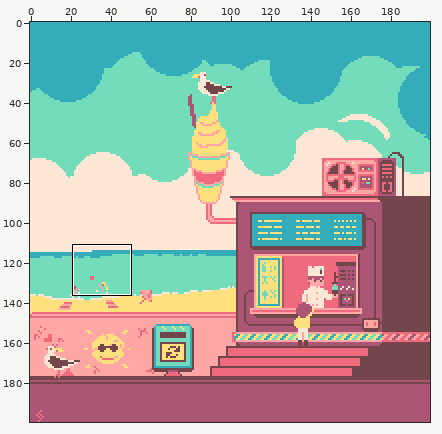
File history of a pixel-art file, Buildings/IceCreamShop.aseprite. Above: a wide view before the commit, with the close-up outlined.
Close-up. First the earlier version:
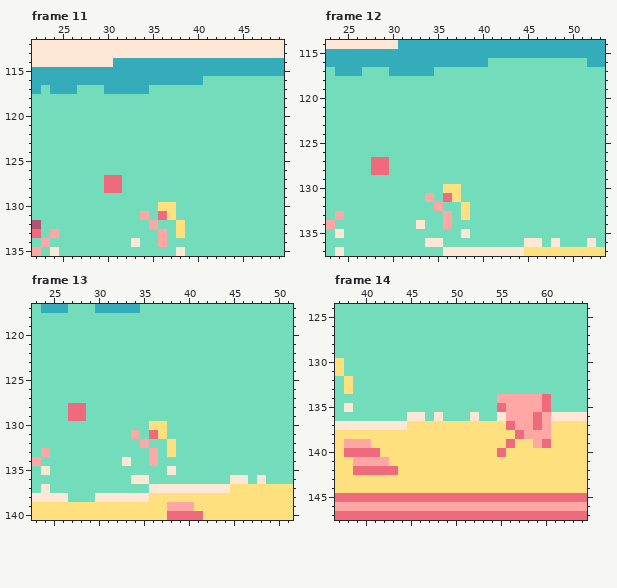
200x200 pixels, 16 frames. Shown: frame 11: x 22..49, y 112..135; frame 12: x 23..53, y 114..137; frame 13: x 23..51, y 117..140; frame 14: x 37..64, y 124..147. The commit also changed other frames or places, which this record leaves out.
After the commit:
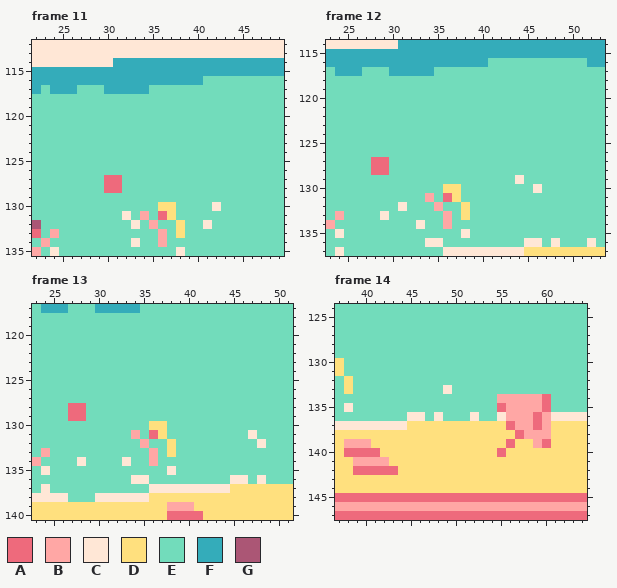
Palette (. is transparent): A #ee6a7c  B #ffa7a5  C #ffe7d6  D #ffe07e  E #72dcbb  F #34acba  G #ab5675
The author wrote: Dont know what change is this change
Changes in this commit:
Frame 11, layer "BeachGuysBall":
y 130: x 42 E -> C
y 131: x 32 E -> C
y 132: x 33 E -> C; x 41 E -> C
Frame 12, layer "BeachGuysBall":
y 129: x 44 E -> C
y 130: x 46 E -> C
y 132: x 31 E -> C
y 133: x 29 E -> C
Frame 13, layer "BeachGuysBall":
y 131: x 47 E -> C
y 132: x 48 E -> C
y 134: x 28 E -> C
Frame 14, layer "BeachGuysBall":
y 133: x 49 E -> C
Pixel boxes of the changes (left, top, right, bottom) in both close-ups:
changed: (203, 202, 221, 229)
changed: (122, 211, 140, 229)
changed: (515, 175, 542, 193)
changed: (380, 202, 407, 220)
changed: (248, 430, 266, 448)
changed: (77, 457, 86, 466)
changed: (443, 385, 452, 394)
